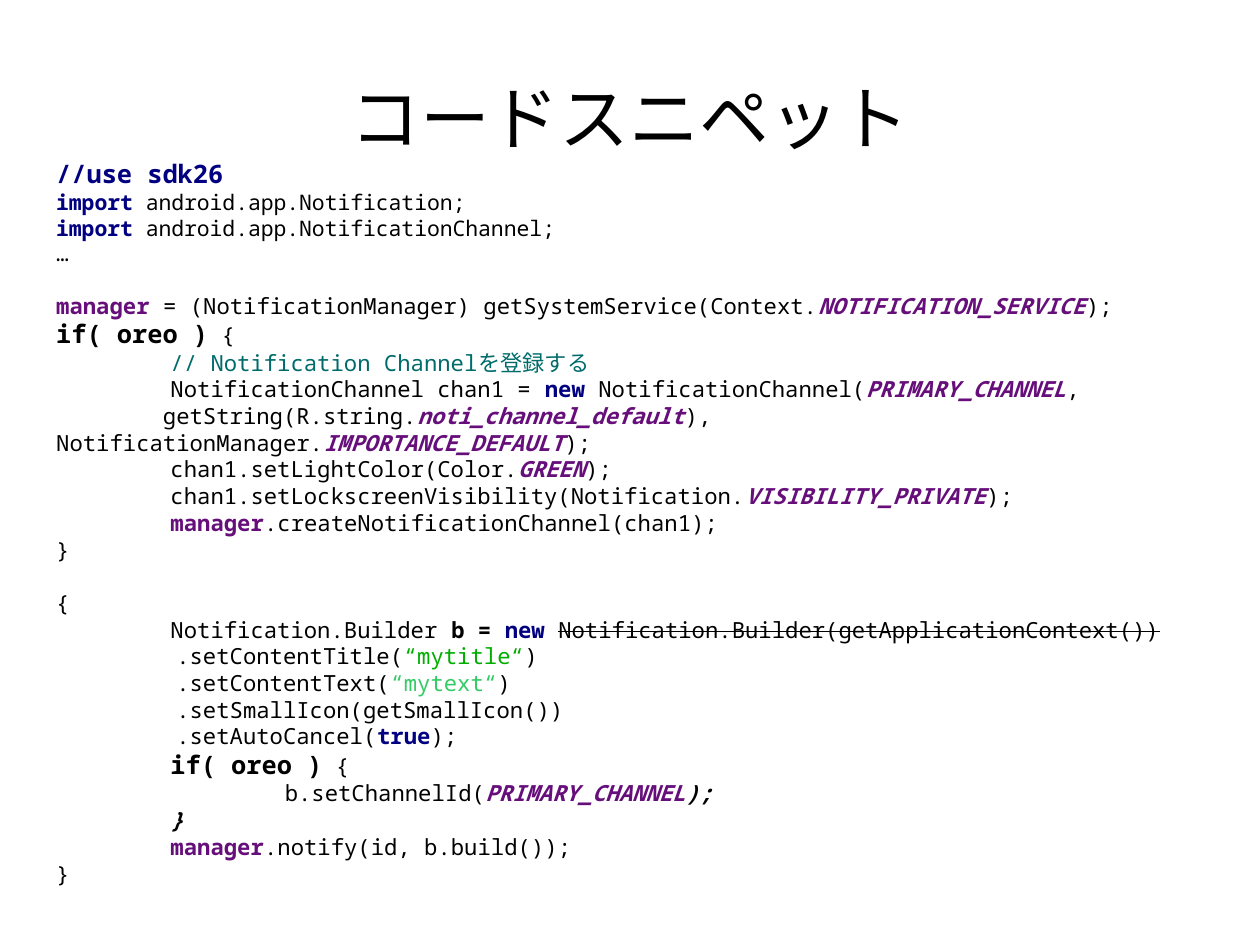
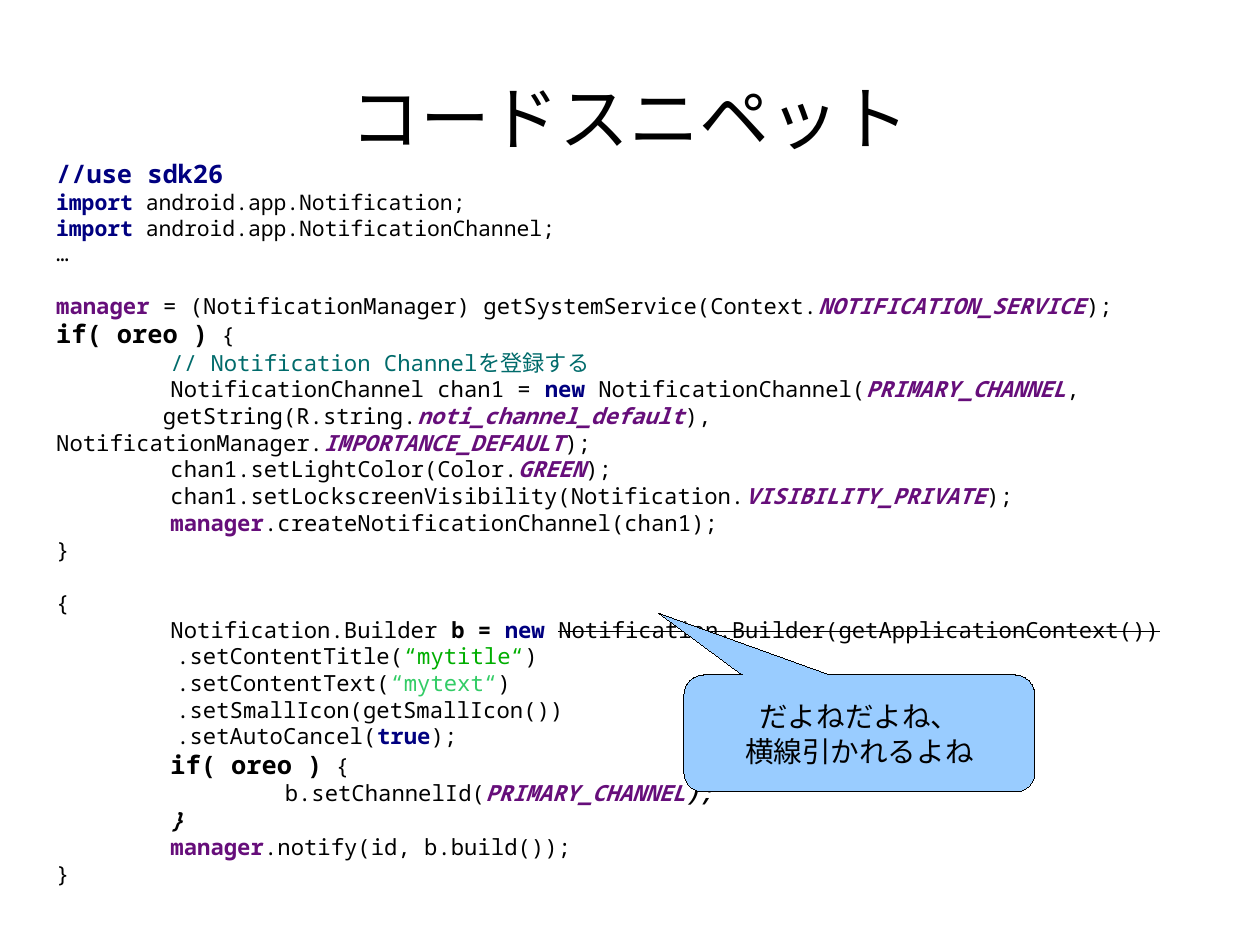
Before and after one commit to tmhouse/TestNotificationChannelSample, a slide deck: slide 6 of NotificationChannelについて.odp. Drawn at 1260x945 pixels with LibreOffice and Linux fonts; fonts in the diff are those of the drawing. Boxes give left, top, right and bottom in pixels: in the first picture for what was removed or moved away, otherwise in the second. Text is boxed around its words. In the diff, an @@ line names an element or a change of style, - is before the commit and + after.

```diff
--- a/NotificationChannelについて.odp
+++ b/NotificationChannelについて.odp
@@ rounded speech box added at [684,676,1035,792], fill #99CCFF, outline #000000 0 pt, 18 pt, text #000000 @@
+だよねだよね、
+横線引かれるよね
```
Also in this commit, not shown: 1 slide added, 3 slides removed, 2 other files.
